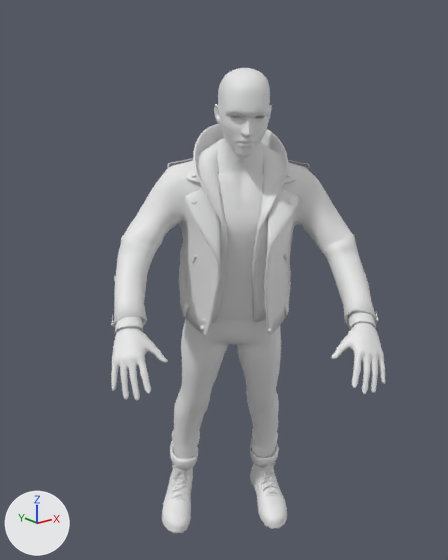
The FBX model Assets/Characters/Zerom/Animations/pc_ducking.FBX: old version first, new version second.
Before and after are seen from a camera (50 mm lens) standing at (-1.346, -1.628, 1.548) and looking at (-0.125, -0.101, 0.937). The lights are fixed; the arrows at lower left show +X, +Y and +Z. Materials are left out; every surface is plain grey. Where no turn or scale is listed for an object, it has been applied to the vertices.

The first picture shows 'clothes', 'skin'.
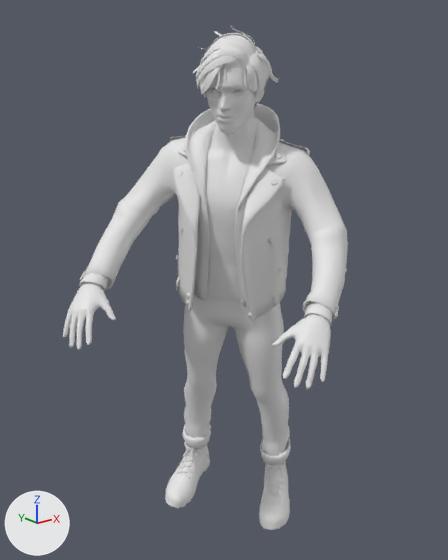
Scene script edits in JSON lines:
```json
{"op": "add", "block": "me_mesh_002", "code": ["me_mesh_002 = bpy.data.meshes.new('Mesh.002')", "me_mesh_002.from_pydata(...)  # 3994 vertices, 3980 faces; spans x -0.722..-0.025, y -0.728..0.043, z 0.879..1.772"]}
{"op": "add", "block": "me_mesh_1", "code": ["me_mesh_1 = bpy.data.meshes.new('Mesh')", "me_mesh_1.from_pydata(...)  # 125 vertices, 108 faces; spans x -0.287..-0.079, y -0.326..-0.137, z 1.614..1.781"]}
{"op": "add", "block": "me_mesh_001_1", "code": ["me_mesh_001_1 = bpy.data.meshes.new('Mesh.001')", "me_mesh_001_1.from_pydata(...)  # 3459 vertices, 2144 faces; spans x -0.302..-0.061, y -0.336..-0.12, z 1.578..1.821"]}
{"op": "remove", "block": "ob_skin", "code": ["ob_skin = bpy.data.objects.new('skin', me_mesh_001)", "ob_skin.location = (0.061, 0.134, -0.168)"]}
{"op": "set", "path": "ob_clothes.location", "old": "(0.063, 0.135, -0.168)", "new": "(0.076, 0.111, -0.106)"}
{"op": "set", "path": "ob_clothes.rotation_euler", "old": "(0.243, 0.0197, -0.581)", "new": "(0.217, 0.0511, -0.954)", "note": "degrees (14, 1.1, -33) -> degrees (12, 2.9, -55)"}
{"op": "add", "block": "ob_jerome_skin", "code": ["ob_jerome_skin = bpy.data.objects.new('jerome_skin', me_mesh_002)", "ob_jerome_skin.location = (0.076, 0.111, -0.106)"]}
{"op": "add", "block": "ob_jerome_hairbase", "code": ["ob_jerome_hairbase = bpy.data.objects.new('jerome_hairbase', me_mesh_1)", "ob_jerome_hairbase.location = (0.076, 0.111, -0.106)"]}
{"op": "add", "block": "ob_jerome_hairflow", "code": ["ob_jerome_hairflow = bpy.data.objects.new('jerome_hairflow', me_mesh_001_1)", "ob_jerome_hairflow.location = (0.076, 0.111, -0.106)"]}
```

Where the change shows, as pixel boxes (x1, y1, x2, y2) in the pictures (448 x 560 px):
```json
{"object": "clothes", "change": "moved, turned", "before": [111, 124, 379, 533], "after": [79, 103, 348, 530]}
{"object": "skin", "change": "deleted", "before": [111, 68, 385, 401]}
{"object": "jerome_skin", "change": "added", "after": [63, 67, 331, 389]}
{"object": "jerome_hairflow", "change": "added", "after": [193, 27, 279, 110]}
{"object": "jerome_hairbase", "change": "added", "after": [205, 52, 258, 73]}
```
